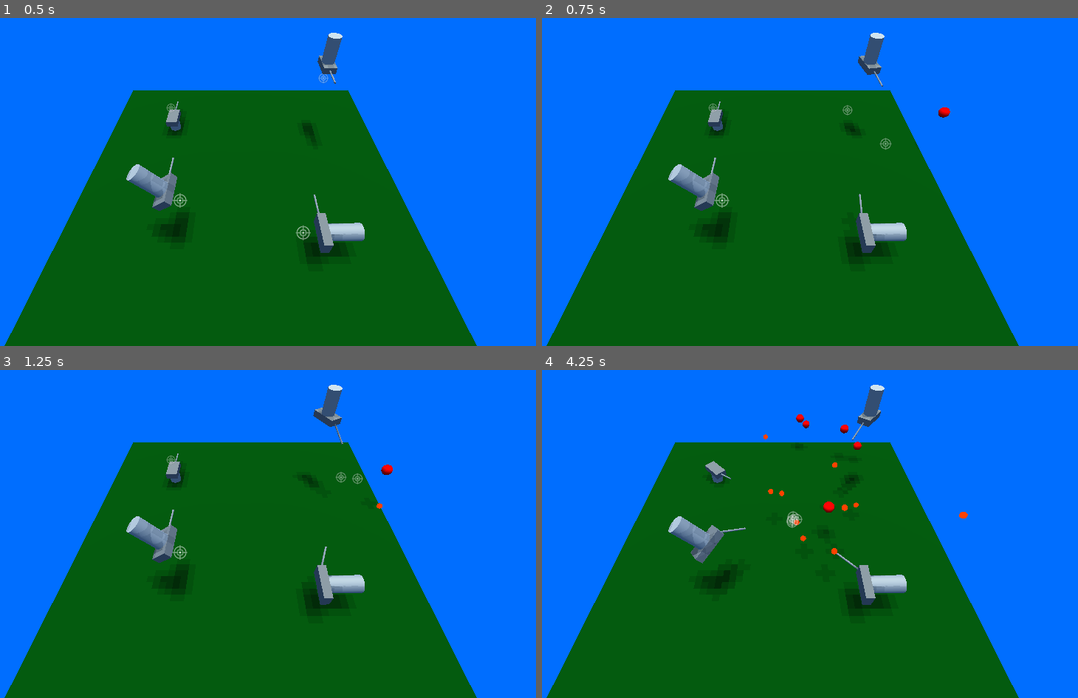
Above: before the commit, frames 1-4 (two rows, left to right).
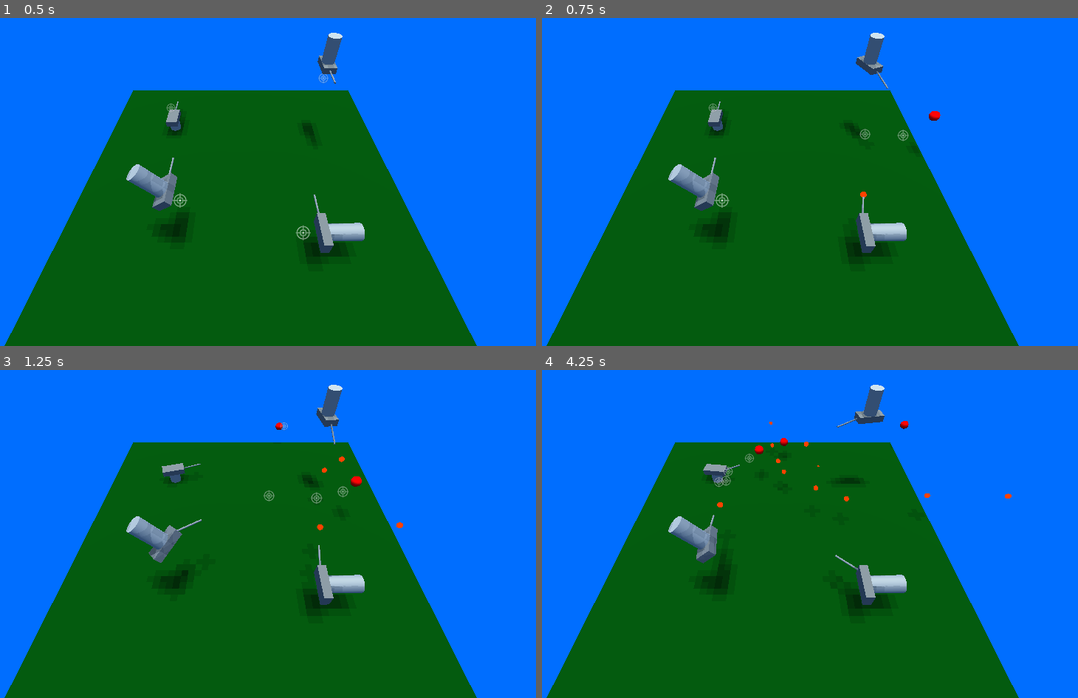
Above: after the commit, the same moments.

Repository: renosyah/3D_turret_demo
Game: Godot game, scene res://main.tscn
Two runs of this game, one before a commit and one after it. Both use one fixed random seed, a clock stepped at 60 frames per second and the inputs below.
Inputs:
- Up to frame 1 (0.5 s): no input
- Up to frame 2 (0.75 s): tap Enter at 0.5 s
- Up to frame 3 (1.25 s): no input
- Up to frame 4 (4.25 s): no input

Frame 1 is identical in both runs. In frame 2, 0.4% of the frame differs, in the area x 56-77%, y 11-72%; in frame 3, 1.0%; in frame 4, 1.3%, in the area x 27-88%, y 12-72%.

Commit message:
more accurate turret

Diff:
--- a/bullet/bullet.gd
+++ b/bullet/bullet.gd
@@ -2,6 +2,7 @@
 
 export var move_to :Vector3
 export var max_dist :float = 50
+export var speed :float = 15
 
 var dir :Vector3
 var dist :float
@@ -12,15 +13,8 @@
 
 func launch():
 	var pos = global_transform.origin
-	dir = pos.direction_to(move_to + _get_added_spread(0.7))
+	dir = pos.direction_to(move_to)
 	set_process(true)
-
-func _get_added_spread(spread :float) -> Vector3:
-	var v = Vector3.ONE
-	v.x *= rand_range(-spread, spread)
-	v.y *= rand_range(-spread, spread)
-	v.z *= rand_range(-spread, spread)
-	return v
 
 func _process(delta):
 	if dist > max_dist:
@@ -28,7 +22,7 @@
 		queue_free()
 		return
 
-	var vel = 15 * delta
+	var vel = speed * delta
 	translation += dir * vel
 	dist += vel
 
--- a/enemy/enemy.gd
+++ b/enemy/enemy.gd
@@ -1,6 +1,7 @@
 extends KinematicBody
 
 export var move_to :Vector3
+export var speed :float = 7
 
 var velocity :Vector3
 
@@ -13,5 +14,5 @@
 		queue_free()
 		return
 
-	velocity = dir * 3
+	velocity = dir * speed
 	velocity = move_and_slide(velocity)
--- a/main.tscn
+++ b/main.tscn
@@ -58,7 +58,7 @@
 transform = Transform( 0.99512, 1.36507e-11, -0.0986725, -6.7141e-12, 1, 7.06317e-11, 0.0986725, -6.96245e-11, 0.99512, 0.109476, -6.19888e-06, 13.0079 )
 
 [node name="Timer" type="Timer" parent="."]
-wait_time = 0.7
+wait_time = 0.6
 one_shot = true
 
 [node name="WorldEnvironment" type="WorldEnvironment" parent="."]
--- a/turret/turret.gd
+++ b/turret/turret.gd
@@ -1,6 +1,10 @@
 extends Spatial
 
 export var bullet_scene :PackedScene
+
+export var is_limit_arc :bool = false
+export var limit_rotation :float = 45
+export var limit_elevation :float = 15
 
 var targets :Array
 
@@ -14,6 +18,7 @@
 
 func _ready():
 	add_child(spatial)
+	spatial.translation = body.translation
 	sprite_3d.set_as_toplevel(true)
 
 func _process(delta):
@@ -24,22 +29,32 @@
 	if not is_instance_valid(target):
 		return
 
+	var bullet_speed :float = 15
 	var pos = gun.global_transform.origin
 	var target_pos = target.global_transform.origin
+	var dist_to_target_pos = pos.distance_to(target_pos)
 
 	# get position where the target is gonna be
-	var target_move_pos = target_pos + target.velocity
+	var bullet_fly_time :float = dist_to_target_pos / bullet_speed
+	var target_move_pos = target_pos + target.velocity * bullet_fly_time
 	var dist_to_target_move_pos = pos.distance_to(target_move_pos)
 
 	var turret_aiming_pos = pos + -gun.global_transform.basis.z * dist_to_target_move_pos
 	turret_aiming_pos.y = target_move_pos.y
 
 	spatial.look_at(target_move_pos, Vector3.UP)
-	spatial.rotation_degrees.y = wrapf(spatial.rotation_degrees.y, 0.0, 360.0)
-	spatial.rotation_degrees.x = clamp(spatial.rotation_degrees.x, -45, 90)
 
-	body.rotation.y = lerp_angle(body.rotation.y , spatial.rotation.y , 8 * delta)
-	gun.rotation.x = lerp_angle(gun.rotation.x , spatial.rotation.x , 8 * delta)
+	if is_limit_arc:
+		spatial.rotation_degrees.y = clamp(spatial.rotation_degrees.y, -limit_rotation, limit_rotation)
+		spatial.rotation_degrees.x = clamp(spatial.rotation_degrees.x, -limit_elevation, limit_elevation)
+
+	else:
+		spatial.rotation_degrees.y = wrapf(spatial.rotation_degrees.y, 0.0, 360.0)
+		spatial.rotation_degrees.x = clamp(spatial.rotation_degrees.x, -45, 90)
+
+
+	body.rotation.y = lerp_angle(body.rotation.y, spatial.rotation.y, 8 * delta)
+	gun.rotation.x = lerp_angle(gun.rotation.x, spatial.rotation.x, 8 * delta)
 
 	sprite_3d.translation = turret_aiming_pos
 
@@ -53,15 +68,17 @@
 
 	timer.start()
 
-	_shot_bullet(dist_to_target_move_pos)
+	_shot_bullet()
 
-func _shot_bullet(max_dist :float):
+func _shot_bullet():
 	var b = bullet_scene.instance()
 	b.move_to = gun.global_transform.origin + -gun.global_transform.basis.z * 10
-	b.max_dist = max_dist + 10
+	b.max_dist = 25
 	add_child(b)
 	b.translation = position_3d.global_transform.origin
 	b.launch()
+
+
 
 func _on_Area_body_entered(body):
 	if not targets.has(body):
